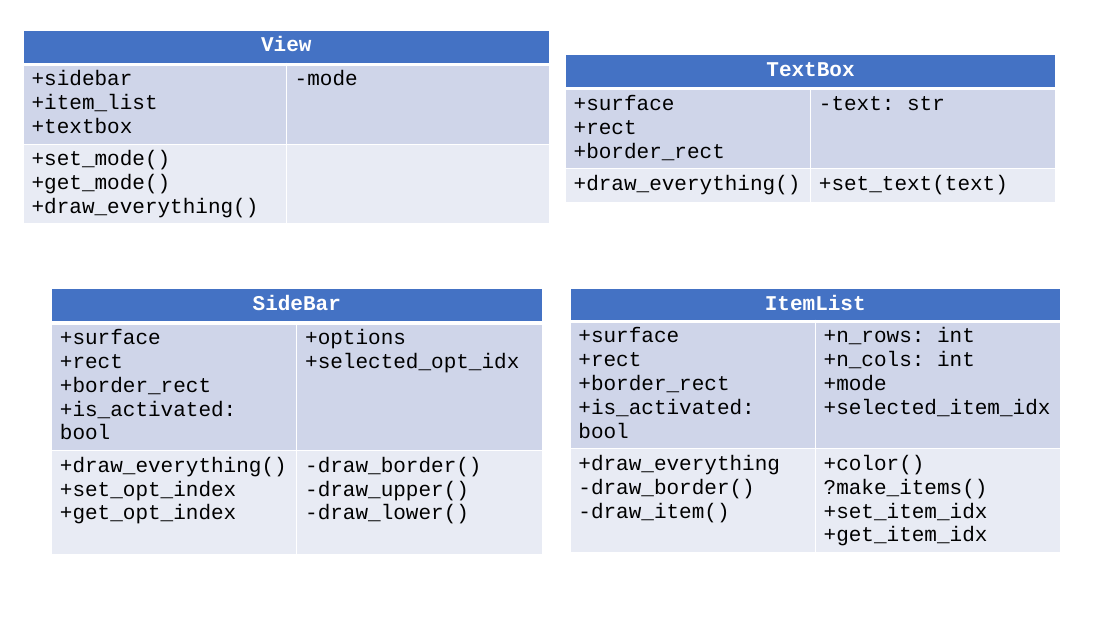
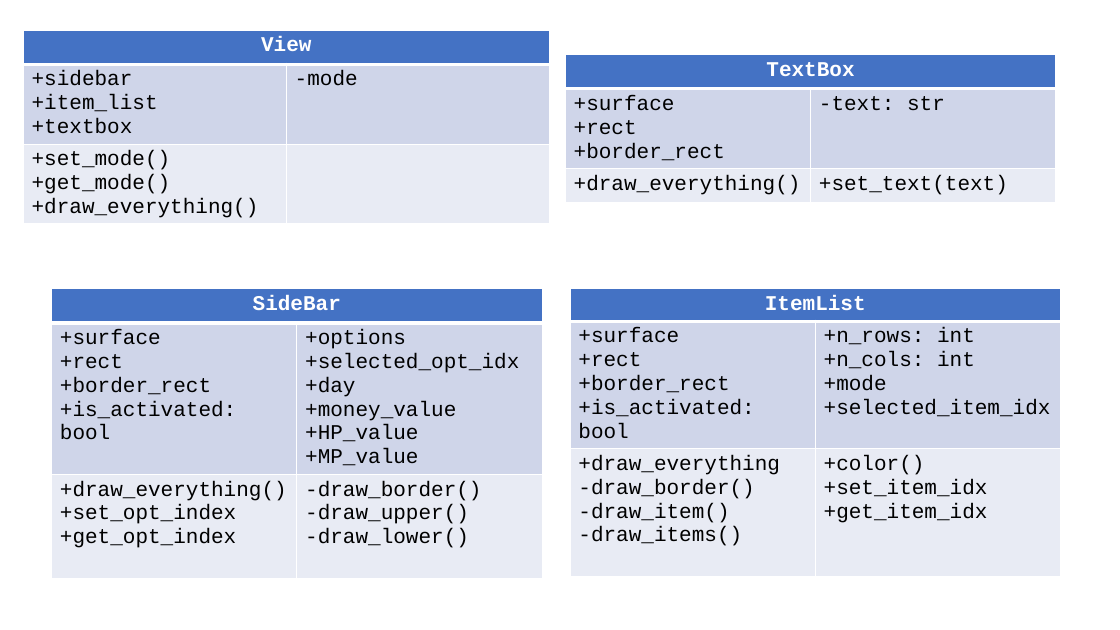
Before and after one commit to wertolf/pygame-boy-advance, a slide deck: slide 5 of docs/UML.pptx. Drawn at 1120x630 pixels with LibreOffice and Linux fonts; fonts in the diff are those of the drawing. Boxes give left, top, right and bottom in pixels: in the first picture for what was removed or moved away, otherwise in the second. Text is boxed around its words. In the diff, an @@ line names an element or a change of style, - is before the commit and + after.

```diff
--- a/docs/UML.pptx
+++ b/docs/UML.pptx
@@ table at [51,289,542,592] @@
-row 2, column 2: +options / +selected_opt_idx
+row 2, column 2: +options / +selected_opt_idx / +day / +money_value / +HP_value / +MP_value
@@ table at [571,289,1061,592] @@
-row 3, column 1: +draw_everything / -draw_border() / -draw_item()
+row 3, column 1: +draw_everything / -draw_border() / -draw_item() / -draw_items()
-row 3, column 2: +color() / ?make_items() / +set_item_idx / +get_item_idx
+row 3, column 2: +color() / +set_item_idx / +get_item_idx
```
Also in this commit, not shown: 2 other slides changed, 15 other files.
